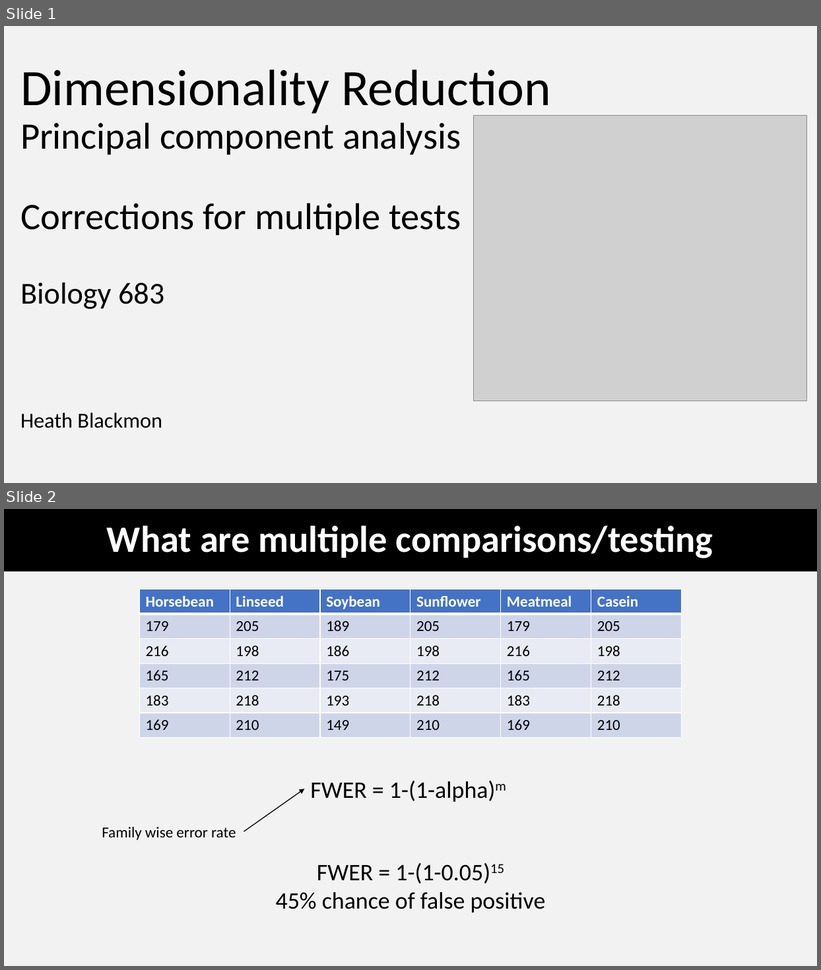
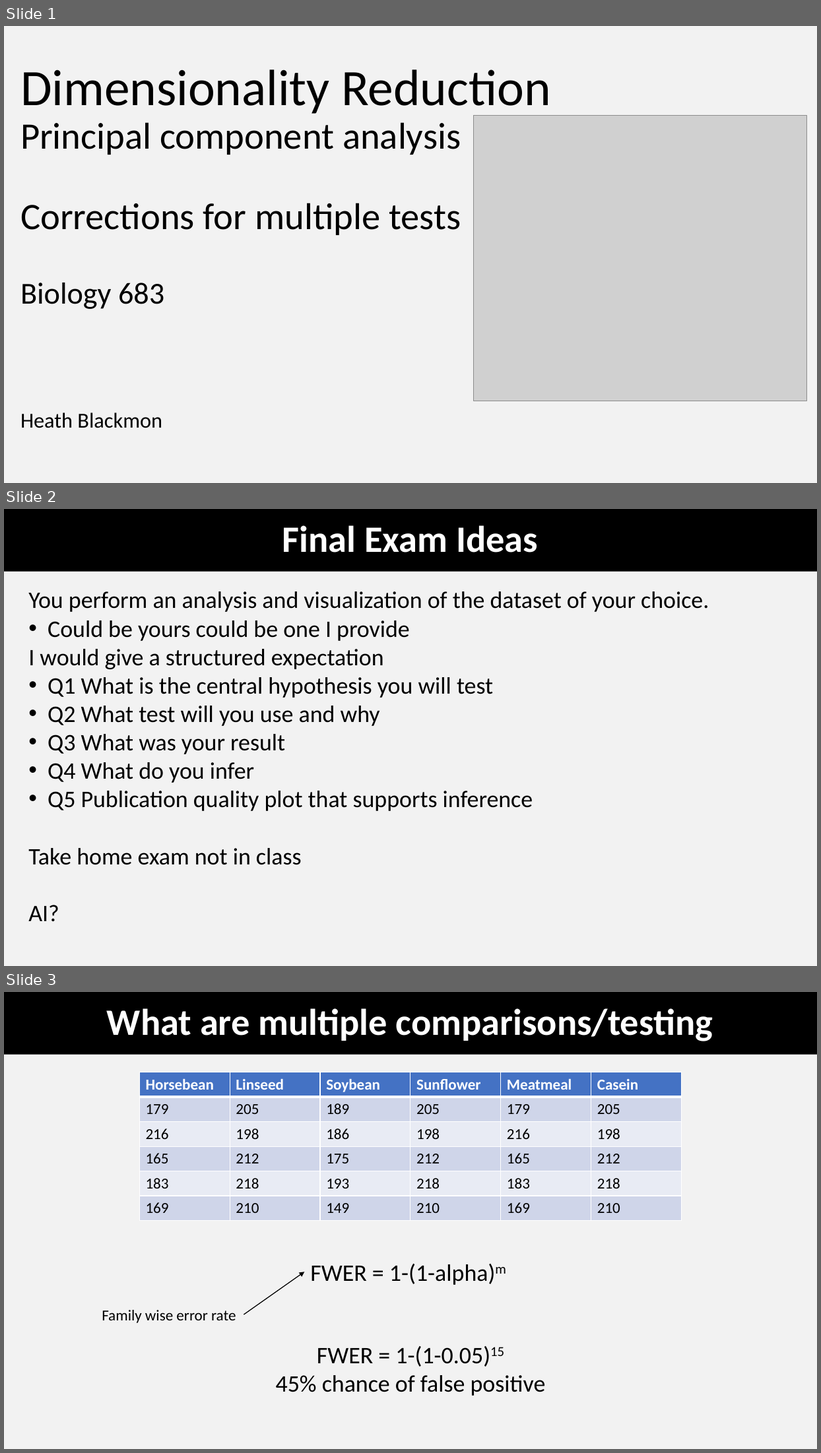
Before and after one commit to coleoguy/coleoguy.github.io, a slide deck: subpages/teaching/expdes/lectures/exp-7.pptx. Shown one above the other, each under a label of ours: slides 1 and 2 before the commit, slides 1, 2 and 3 after it. The pictures are 821x970 and 821x1453 pixels, drawn with LibreOffice and Linux fonts; fonts in the diff are those of the drawing; grey boxes stand for pictures. Boxes give left, top, right and bottom in pixels: in the first picture for what was removed or moved away, otherwise in the second. Text is boxed around its words. In the diff, an @@ line names an element or a change of style, - is before the commit and + after.

```diff
--- a/subpages/teaching/expdes/lectures/exp-7.pptx
+++ b/subpages/teaching/expdes/lectures/exp-7.pptx
@@ slide 2 added at [4,509,817,966], background #F2F2F2 @@
@@ title added at [4,509,817,571], fill #000000, 44 pt, text #FFFFFF, bold @@
+Final Exam Ideas
@@ text added at [28,591,709,922], 28 pt, text #000000 @@
+You perform an analysis and visualization of the dataset of your choice.
+• Could be yours could be one I provide
+I would give a structured expectation
+• Q1 What is the central hypothesis you will test
+• Q2 What test will you use and why
+• Q3 What was your result
+• Q4 What do you infer
+• Q5 Publication quality plot that supports inference
+Take home exam not in class
+AI?
@@ what was slide 2 is now slide 3 @@
```
Also in this commit, not shown: 18 other files.
